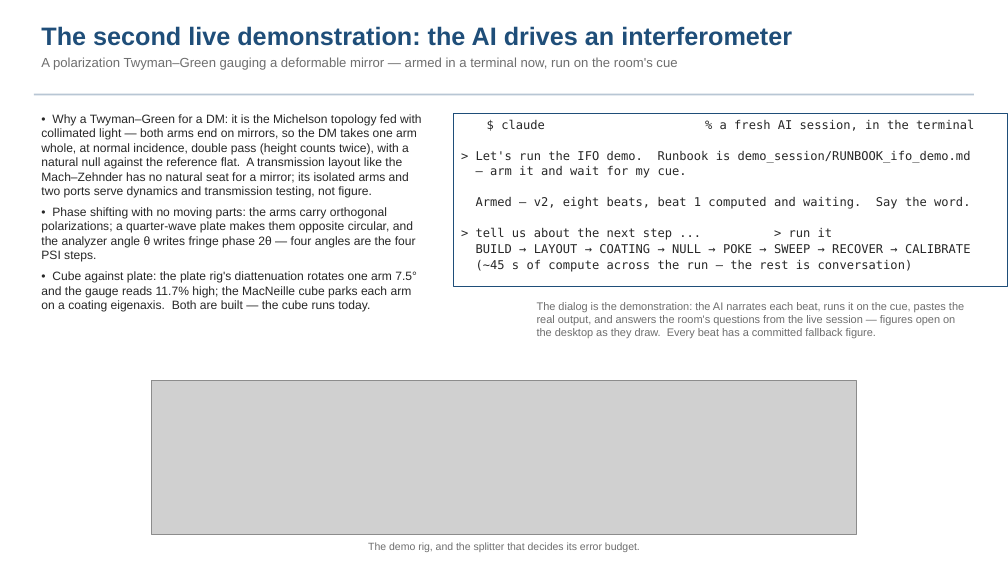
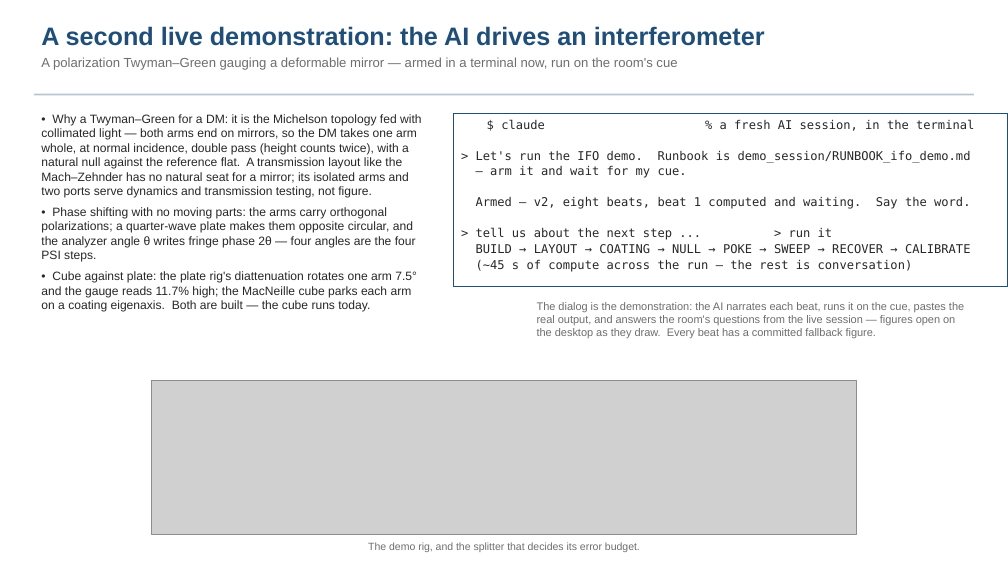
Before and after one commit to nasa-jpl/macos, a slide deck: slide 14 of demo_session/baseline_pass3.pptx. Drawn at 1008x567 pixels with LibreOffice and Linux fonts; fonts in the diff are those of the drawing; grey boxes stand for pictures. Boxes give left, top, right and bottom in pixels: in the first picture for what was removed or moved away, otherwise in the second. Text is boxed around its words. In the diff, an @@ line names an element or a change of style, - is before the commit and + after.

```diff
--- a/demo_session/baseline_pass3.pptx
+++ b/demo_session/baseline_pass3.pptx
@@ text at [41, 26, 765, 46]: text changed @@
-The second live demonstration: the AI drives an interferometer
+A second live demonstration: the AI drives an interferometer
```
Also in this commit, not shown: 4 other slides changed, 6 other files.
